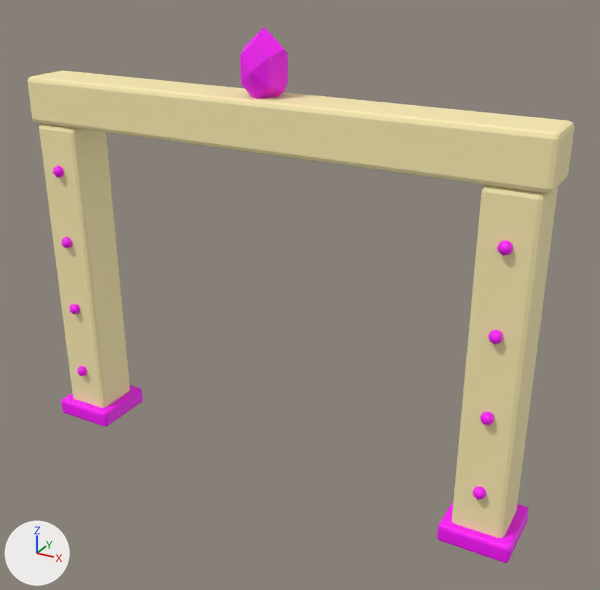
Before and after pictures for a commit that changed the FBX model pet-race-league/models/fbx/PortalArch.fbx.
Before and after are seen from a 50 mm lens placed at (24.9, -41.1, 33.6), pointed at (2.1, 0.4, 12.9). The axes (+X, +Y, +Z) are drawn at lower left. The lights are the same throughout. The first picture is the older version.

Objects in the first picture: 'PortalArch'.
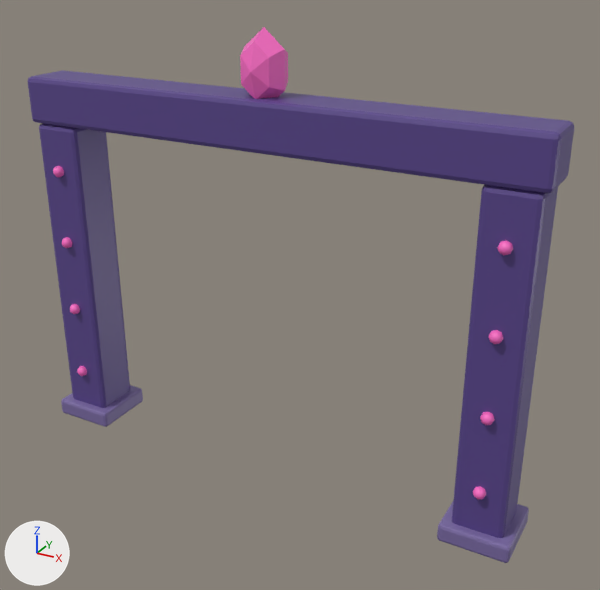
Pixel boxes (x1, y1, x2, y2) of what changed, in the pictures (600 x 590 px):
part 1 of me_portalarch, surface changed (beige to purple)
    both: (28, 27, 574, 563)

What the commit changed:
me_portalarch has 636 vertices, 678 faces and spans x -17.2..17.2, y -2.2..2.2, z 0.0..28.8.
me_portalarch is used by ob_portalarch; location (0.0, 0.0, 0.0).
me_portalarch part 1: 678 kept faces spanning x -17.2..17.2, y -2.2..2.2, z 0.0..28.8 get new texture (UV) coordinates.
